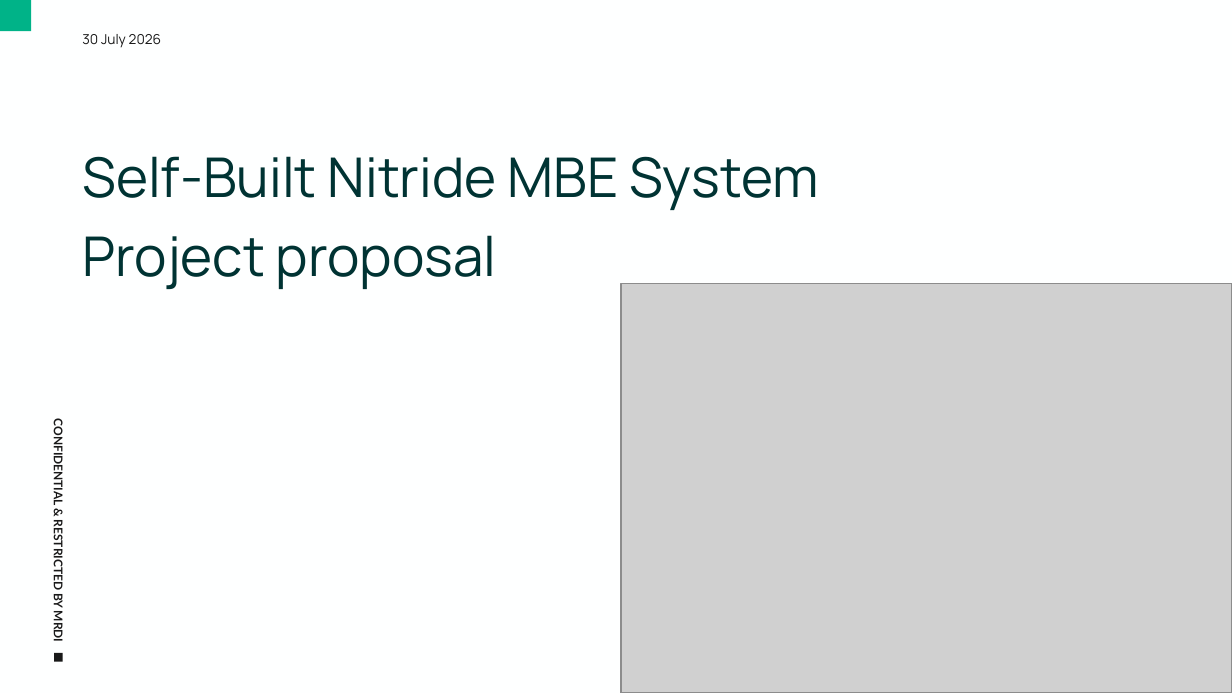
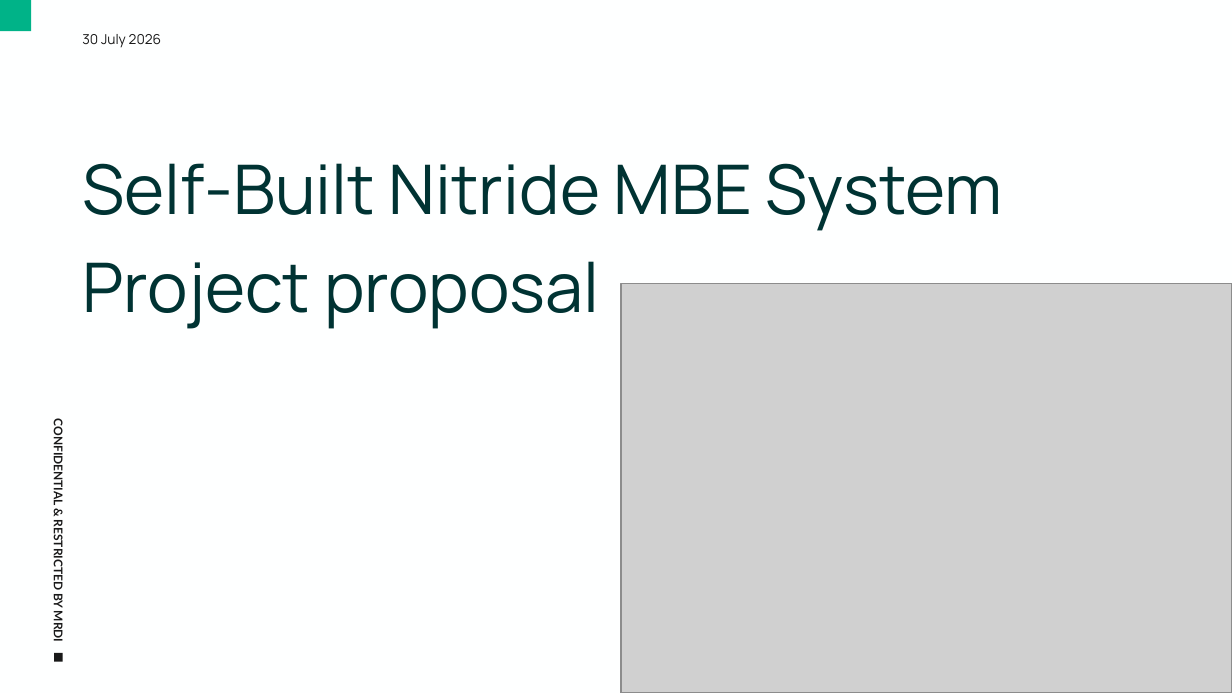
Before and after one commit to jiaowh/rig, a slide deck: slide 1 of Self-built_nitride_MBE_proposal.pptx. Drawn at 1232x693 pixels with LibreOffice and Linux fonts; fonts in the diff are those of the drawing; grey boxes stand for pictures; background and template pictures are left out. Boxes give left, top, right and bottom in pixels: in the first picture for what was removed or moved away, otherwise in the second. Text is boxed around its words. In the diff, an @@ line names an element or a change of style, - is before the commit and + after.

```diff
--- a/Self-built_nitride_MBE_proposal.pptx
+++ b/Self-built_nitride_MBE_proposal.pptx
@@ subtitle "Self-Built Nitride MBE System" at [82,163,1002,329]: size 32 to 40 pt @@
```
Also in this commit, not shown: 3 other slides changed, 1 slide removed.
